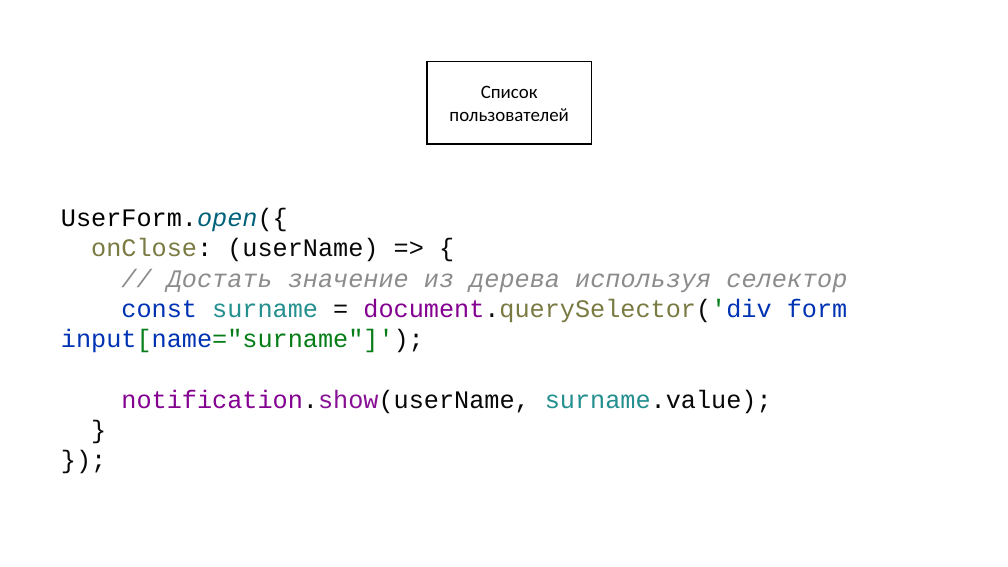
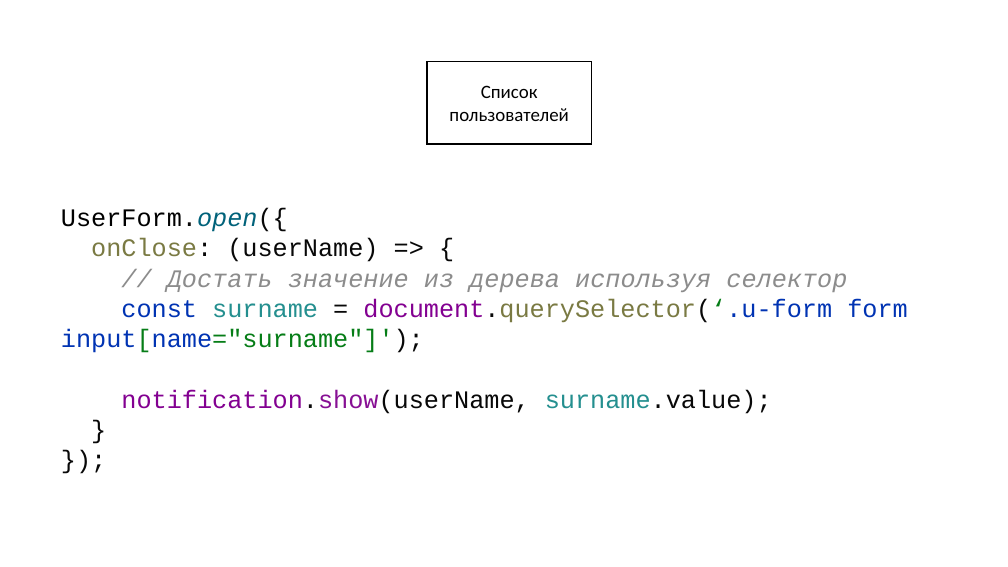
Before and after one commit to rkhaimov/brain-gym, a slide deck: slide 64 of Презентация.pptx. Drawn at 1008x567 pixels with LibreOffice and Linux fonts; fonts in the diff are those of the drawing. Boxes give left, top, right and bottom in pixels: in the first picture for what was removed or moved away, otherwise in the second. Text is boxed around its words. In the diff, an @@ line names an element or a change of style, - is before the commit and + after.

```diff
--- a/Презентация.pptx
+++ b/Презентация.pptx
@@ text at [61,208,908,414]: text changed @@
-UserForm.open({
-onClose: (userName) => {
-// Достать значение из дерева используя селектор
-const surname = document.querySelector('div form input[name="surname"]');
-notification.show(userName, surname.value);
-}
-});
+UserForm.open({
+onClose: (userName) => {
+// Достать значение из дерева используя селектор
+const surname = document.querySelector(‘.u-form form input[name="surname"]');
+notification.show(userName, surname.value);
+}
+});
```
Also in this commit, not shown: 6 other slides changed, 5 slides added, 8 slides removed.
